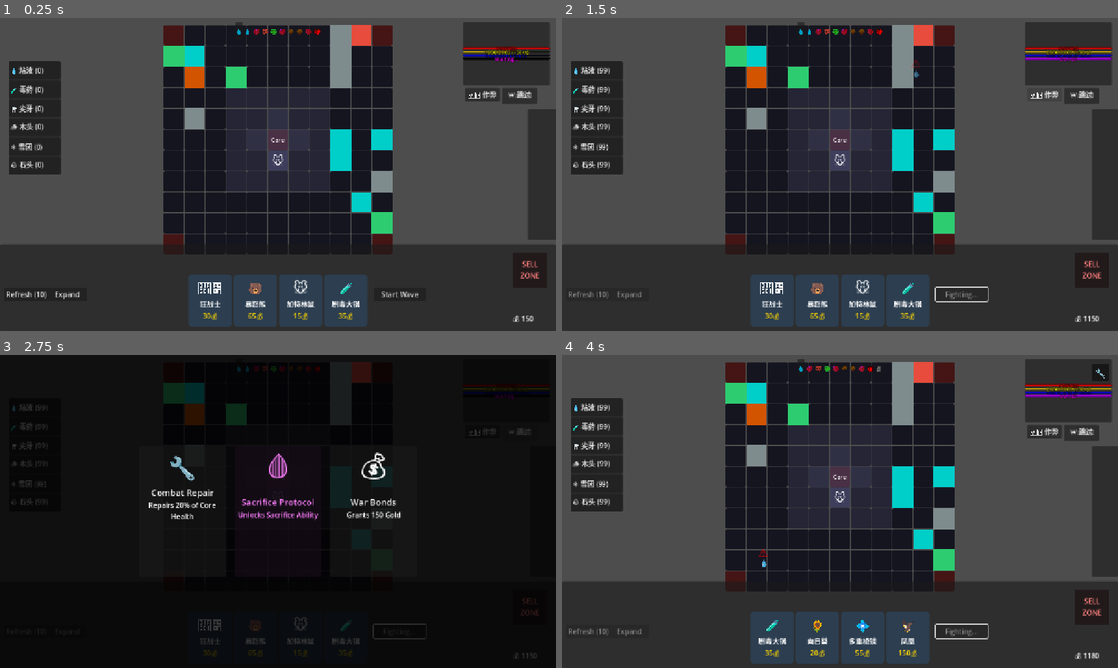
Above: before the commit, frames 1-4 (two rows, left to right).
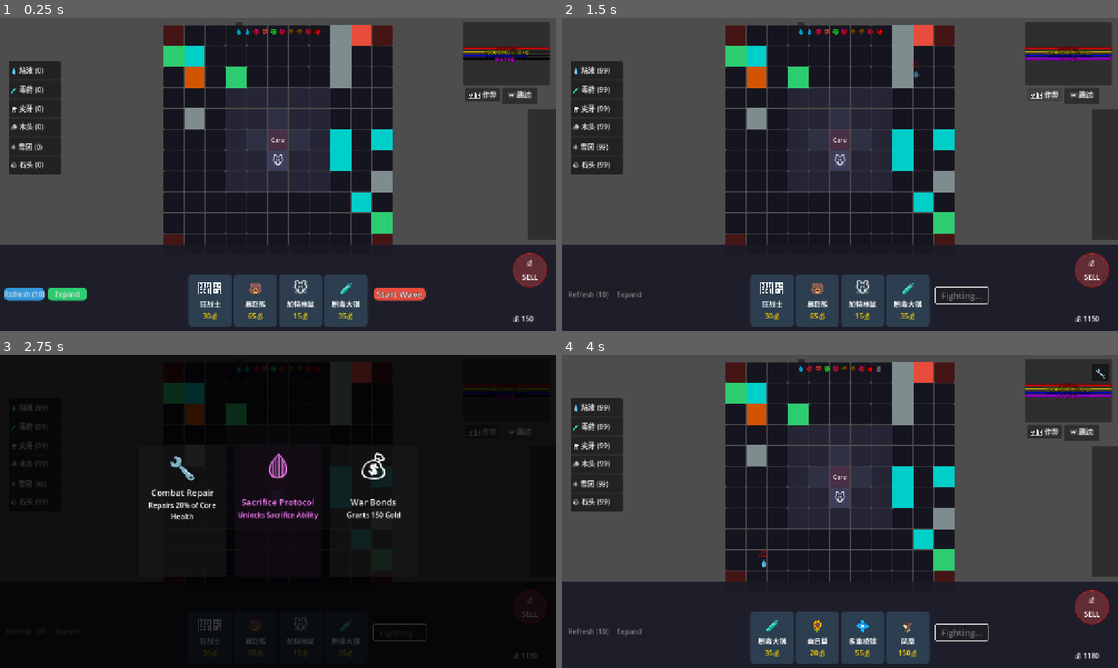
Above: after the commit, the same moments.

Repository: seekerzz/tower-html
Game: Godot game, scene res://src/Scenes/Game/MainGame.tscn
Same seed, same stepped clock (60 frames per second), same inputs: the game is played once before the commit and once after it. The project has no main scene, so this scene is started directly.
Inputs (mouse positions are in pixels of both pictures, inside the frame that each line leads up to):
- Up to frame 1 (0.25 s): no input
- Up to frame 2 (1.5 s): click "Start Wave" at 0.5 s; click "🛠️ 作弊" at 1.25 s
- Up to frame 3 (2.75 s): click "⏩ 跳过" at 2 s
- Up to frame 4 (4 s): click (745, 511) at 2.77 s; click "Start Wave" at 3.5 s

The runs differ from the first frame. In frame 1, 1.5% of the frame differs, in the area x 0-99%, y 74-91%; in frame 2, 0.7%; in frame 3, 0.1%; in frame 4, 0.7%.

Commit message:
Modernize Shop UI styling with dynamic StyleBox generation
- Implemented `apply_button_style` in `Shop.gd` to handle button states and shapes dynamically.
- Styled Refresh, Expand, and Start Wave buttons with specific colors and emphasis.
- Styled the Sell Zone to be circular with a semi-transparent red background and border.
- Updated the Shop Panel background to a dark semi-transparent style with a top highlight.
- Added `src/Scenes/Tests/TestShopStyle.tscn` for verification.

Diff:
--- /dev/null
+++ b/src/Scenes/Tests/TestShopStyle.tscn
@@ -0,0 +1,22 @@
+[gd_scene load_steps=2 format=3 uid="uid://testshopstyle"]
+
+[ext_resource type="PackedScene" uid="uid://shop123" path="res://src/Scenes/UI/Shop.tscn" id="1_shop"]
+
+[node name="TestShopStyle" type="Control"]
+layout_mode = 3
+anchors_preset = 15
+anchor_right = 1.0
+anchor_bottom = 1.0
+grow_horizontal = 2
+grow_vertical = 2
+
+[node name="ColorRect" type="ColorRect" parent="."]
+layout_mode = 1
+anchors_preset = 15
+anchor_right = 1.0
+anchor_bottom = 1.0
+grow_horizontal = 2
+grow_vertical = 2
+color = Color(0.2, 0.2, 0.2, 1)
+
+[node name="Shop" parent="." instance=ExtResource("1_shop")]
--- a/src/Scripts/UI/Shop.gd
+++ b/src/Scripts/UI/Shop.gd
@@ -28,13 +28,56 @@
 
 	_create_sell_zone()
 
+	# Style Panel
+	var panel = $Panel
+	var panel_style = StyleBoxFlat.new()
+	panel_style.bg_color = Color(0.1, 0.1, 0.15, 0.9)
+	panel_style.border_width_top = 2
+	panel_style.border_color = Color("#ffffff")
+	panel.add_theme_stylebox_override("panel", panel_style)
+
+	# Style Buttons
+	apply_button_style(refresh_btn, Color("#3498db")) # Blue
+	apply_button_style(expand_btn, Color("#2ecc71")) # Green
+	apply_button_style(start_wave_btn, Color("#e74c3c"), true) # Red, Main Action
+
+func apply_button_style(button: Button, color: Color, is_main_action: bool = false):
+	var corner_radius = 12 if is_main_action else 10
+
+	# Normal State
+	var style_normal = StyleBoxFlat.new()
+	style_normal.bg_color = color
+	style_normal.set_corner_radius_all(corner_radius)
+
+	# Hover State (Brighter)
+	var style_hover = style_normal.duplicate()
+	style_hover.bg_color = color.lightened(0.2)
+
+	# Pressed State (Darker)
+	var style_pressed = style_normal.duplicate()
+	style_pressed.bg_color = color.darkened(0.2)
+
+	button.add_theme_stylebox_override("normal", style_normal)
+	button.add_theme_stylebox_override("hover", style_hover)
+	button.add_theme_stylebox_override("pressed", style_pressed)
+
+	if is_main_action:
+		# Make it bold/larger. Since we can't easily switch font to bold without resource,
+		# we assume default font or use scale/size.
+		# Increasing font size override.
+		button.add_theme_font_size_override("font_size", 20)
+		# Add outline to make it pop
+		button.add_theme_constant_override("outline_size", 2)
+		button.add_theme_color_override("font_outline_color", Color.BLACK)
+
 func _create_sell_zone():
 	# Create a visual area for selling
 	sell_zone = PanelContainer.new()
 	sell_zone.set_script(load("res://src/Scripts/UI/SellZone.gd"))
 	var lbl = Label.new()
-	lbl.text = "SELL\nZONE"
+	lbl.text = "💰\nSELL"
 	lbl.horizontal_alignment = HORIZONTAL_ALIGNMENT_CENTER
+	lbl.vertical_alignment = VERTICAL_ALIGNMENT_CENTER
 	sell_zone.add_child(lbl)
 
 	# Place it to the right of bench or somewhere prominent
@@ -42,8 +85,21 @@
 	sell_zone.set_anchors_preset(Control.PRESET_CENTER_RIGHT)
 	sell_zone.position = Vector2($Panel.size.x - 100, 20)
 	sell_zone.custom_minimum_size = Vector2(80, 80)
-	sell_zone.modulate = Color(1, 0.5, 0.5)
+	# Remove modulate as we are using StyleBox
+	# sell_zone.modulate = Color(1, 0.5, 0.5)
 	sell_zone.mouse_filter = MOUSE_FILTER_STOP
+
+	# Style Sell Zone
+	var style = StyleBoxFlat.new()
+	style.bg_color = Color(1, 0.3, 0.3, 0.3)
+	style.set_corner_radius_all(40) # Circular for 80x80
+	style.border_width_left = 2
+	style.border_width_top = 2
+	style.border_width_right = 2
+	style.border_width_bottom = 2
+	style.border_color = Color(1, 0, 0, 0.5)
+
+	sell_zone.add_theme_stylebox_override("panel", style)
 
 func update_ui():
 	gold_label.text = "💰 %d" % GameManager.gold
